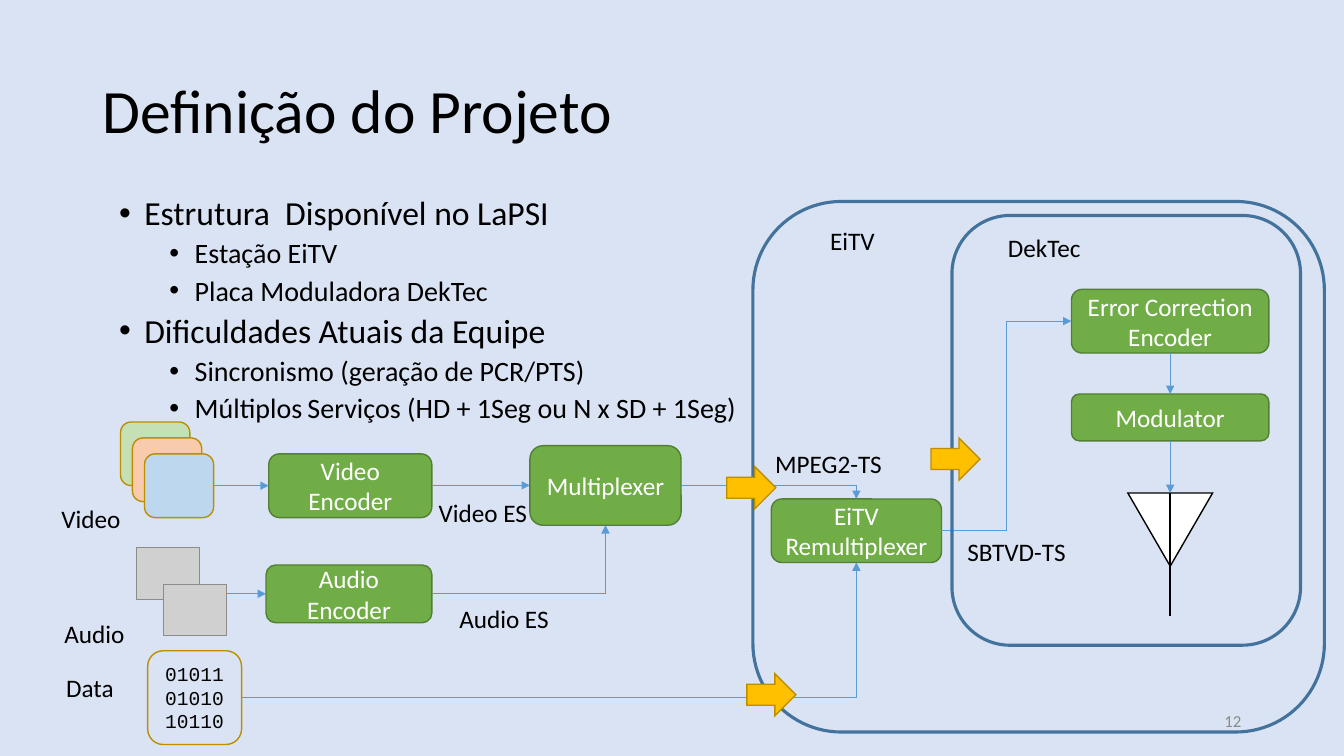
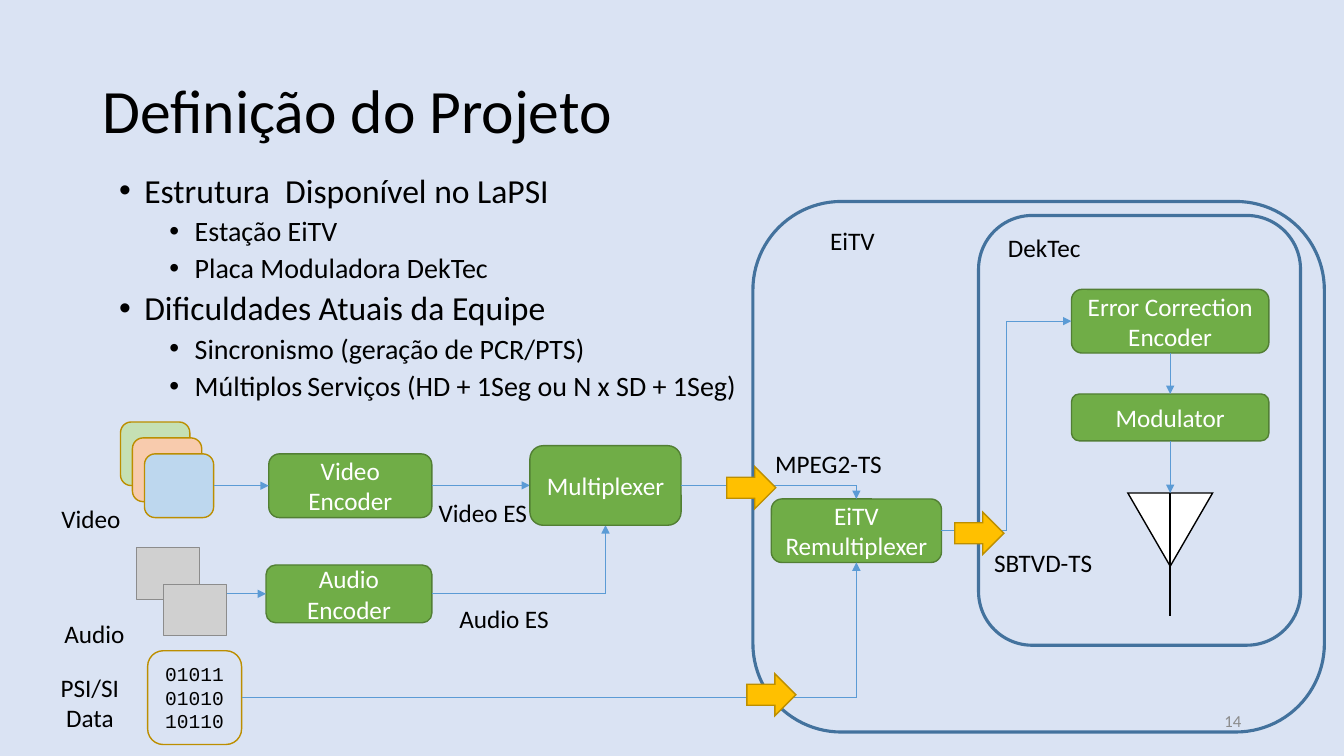
Before and after one commit to nasall2/TCC, a slide deck: slide 14 of relatorio/abntex2-modelos-1.9.2/figuras/apresentacao.pptx (slide 12 before the commit). Drawn at 1344x756 pixels with LibreOffice and Linux fonts; fonts in the diff are those of the drawing; grey boxes stand for pictures. Boxes give left, top, right and bottom in pixels: in the first picture for what was removed or moved away, otherwise in the second. Text is boxed around its words. In the diff, an @@ line names an element or a change of style, - is before the commit and + after.

```diff
--- a/relatorio/abntex2-modelos-1.9.2/figuras/apresentacao.pptx
+++ b/relatorio/abntex2-modelos-1.9.2/figuras/apresentacao.pptx
@@ text "Estrutura Disponível no LaPSI": place and size @@
-text "Estrutura Disponível no LaPSI" at <box>144,201,736,423</box>
+text "Estrutura Disponível no LaPSI" at <box>144,179,736,401</box>
@@ rounded rectangle: place and size @@
-rounded rectangle at <box>952,216,1301,645</box>
+rounded rectangle at <box>979,216,1301,645</box>
@@ right arrow: place and size @@
-right arrow at <box>932,439,981,481</box>
+right arrow at <box>955,512,1004,555</box>
@@ text "SBTVD-TS": place and size @@
-text "SBTVD-TS" at <box>967,544,1065,561</box>
+text "SBTVD-TS" at <box>994,555,1092,572</box>
@@ text at <box>61,679,119,698</box>: paragraph added @@
+PSI/SI
@@ page number at <box>1224,716,1241,732</box>: text changed @@
-12
+14
```
Also in this commit, not shown: 10 other slides changed, 20 slides added, 7 slides removed, 1 other file.
